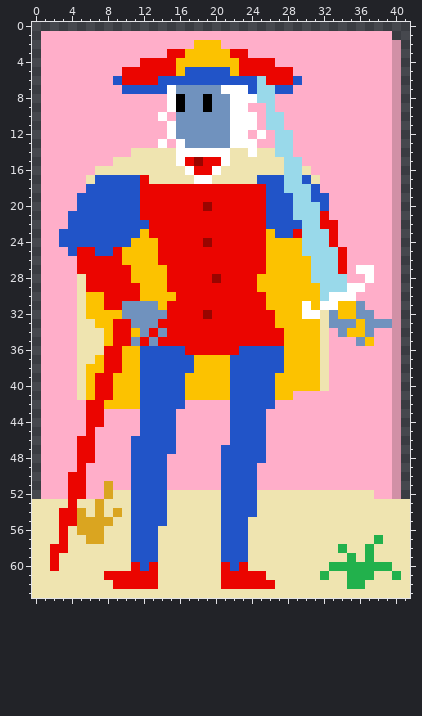
One commit to this pixel-art sprite: src/main/resources/static/img/espadas/11.png. Above, as it was before the edit.
The file is 336x512 pixels, drawn in blocks of 8x8; one block is one cell here.
The same view after the edit:
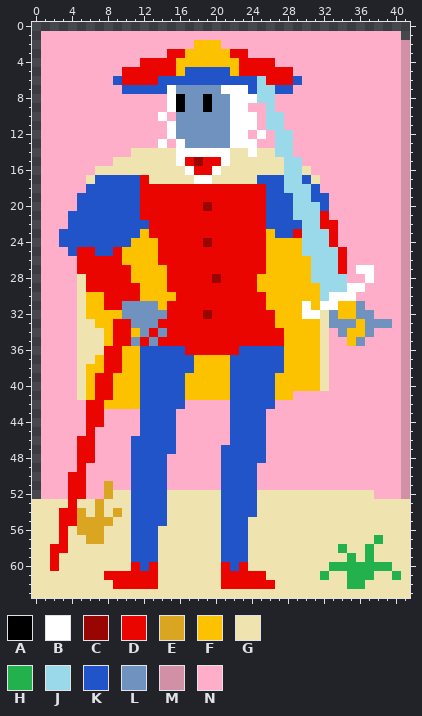
Palette (. is transparent): A #000000  B #ffffff  C #990500  D #eb0500  E #daa520  F #fcc200  G #efe4b0  H #22b14c  J #99d9ea  K #2154c8  L #7092be  M #d190a6  N #ffaec9
What changed:
Changed rows in their new state; - is an unchanged pixel.
first column x 35:
 1 -----N-
 2 -----NM
 3 -----NM
 4 -----NM
 5 -----NM
 6 -----NM
 7 -----NM
 8 -----NM
 9 -----NM
10 -----NM
11 -----NM
12 -----NM
13 -----NM
14 -----NM
15 -----NM
16 -----NM
17 -----NM
18 -----NM
19 -----NM
20 -----NM
21 -----NM
22 -----NM
23 -----NM
24 -----NM
25 -----NM
26 -----NM
27 -----NM
28 -----NM
29 -----NM
30 -----NM
31 -----NM
32 -----NM
33 -----NM
34 -----NM
35 F-N--NM
36 -----NM
37 -----NM
38 -----NM
39 -----NM
40 -----NM
41 -----NM
42 -----NM
43 -----NM
44 -----NM
45 -----NM
46 -----NM
47 -----NM
48 -----NM
49 -----NM
50 -----NM
51 -----NM
52 -----NM
Changed places in both pictures, as pixel boxes (x1, y1, x2, y2):
changed: (347, 31, 410, 499)
